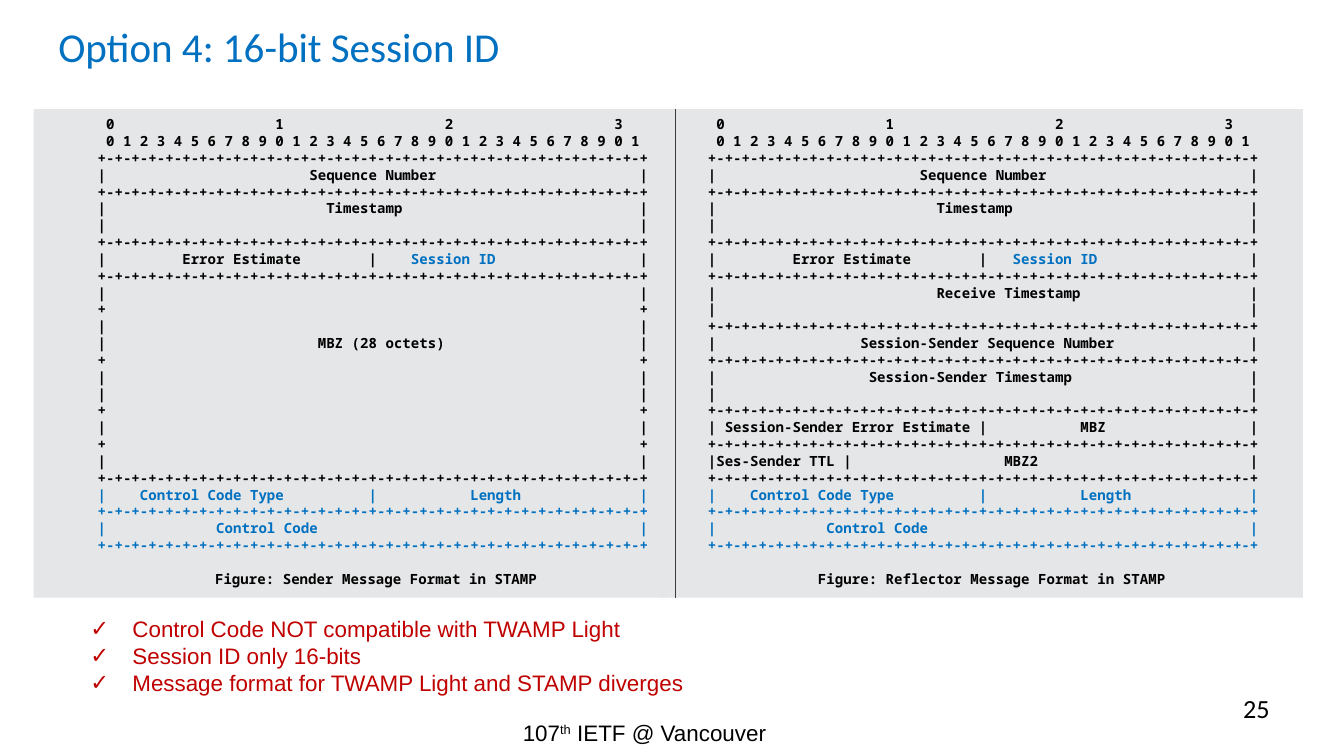
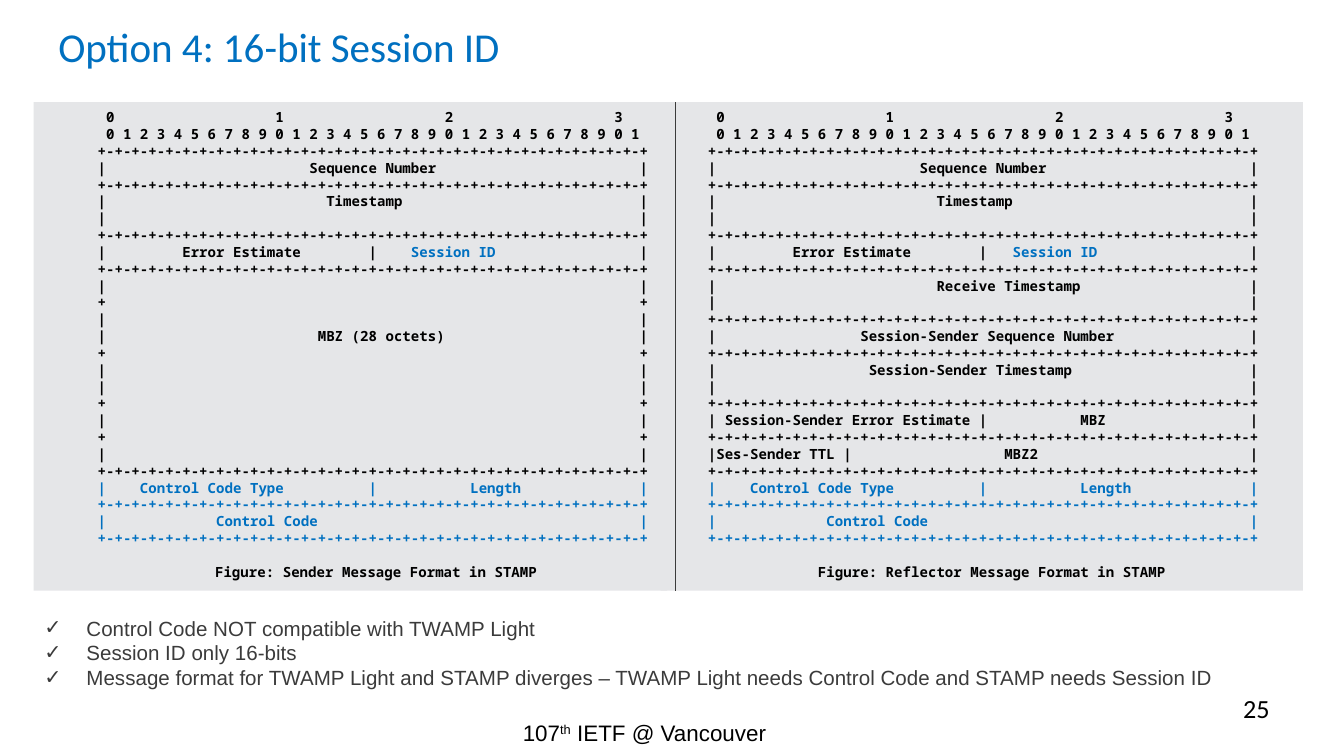
Before and after one commit to rakgandhi/ietf-slides, a slide deck: slide 25 of draft-gandhi-spring-twamp-srpm-07.pptx. Drawn at 1344x756 pixels with LibreOffice and Linux fonts; fonts in the diff are those of the drawing. Boxes give left, top, right and bottom in pixels: in the first picture for what was removed or moved away, otherwise in the second. Text is boxed around its words. In the diff, an @@ line names an element or a change of style, - is before the commit and + after.

```diff
--- a/draft-gandhi-spring-twamp-srpm-07.pptx
+++ b/draft-gandhi-spring-twamp-srpm-07.pptx
@@ 2 rectangles, 1 line moved together from (x1=34, y1=109, x2=1304, y2=598) to (x1=34, y1=102, x2=1304, y2=591) @@
@@ text "Control Code NOT compatible with ..." moved from (x1=132, y1=620, x2=683, y2=696) to (x1=86, y1=621, x2=1212, y2=690) @@
@@ text at (x1=86, y1=621, x2=535, y2=665): size 12 to 11 pt, text colour #C00000 to #3B3B3B in "Control Code NOT compatible with TWAMP Light", "Session ID only 16-bits" @@
@@ text at (x1=86, y1=670, x2=1212, y2=690): text changed; size 12 to 11 pt; text colour #C00000 to #3B3B3B @@
-✓ Message format for TWAMP Light and STAMP diverges
+✓ Message format for TWAMP Light and STAMP diverges – TWAMP Light needs Control Code and STAMP needs Session ID
```
Also in this commit, not shown: 3 other slides changed.
